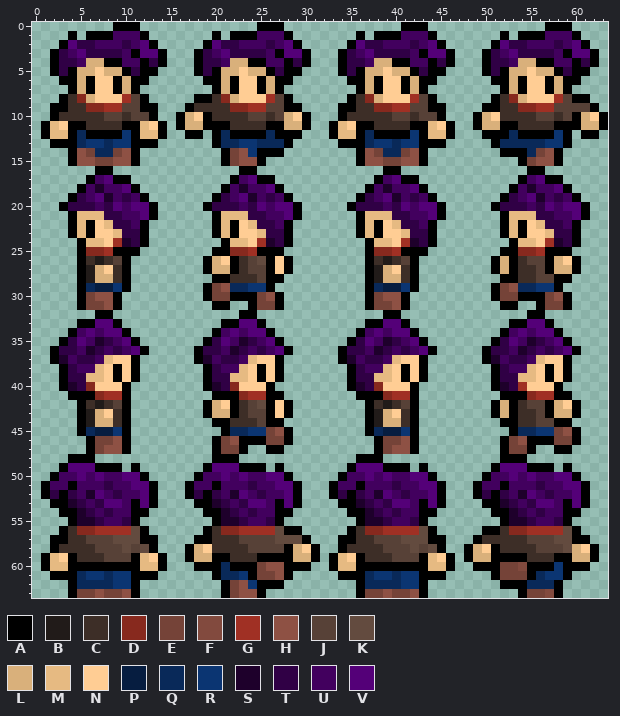
One commit to this pixel-art sprite: android/assets/sprites/characters/Warrior.png. This is how it looked before the edit.
The file is 64x64 pixels. Colours within 5 levels of each other are drawn and written as one.
Palette (. is transparent): A #000000  B #211b19  C #3d2e27  D #87291e  E #754338  F #824a3e  G #a03024  H #8e5144  J #574137  K #634b3f  L #d9b07b  M #e6ba82  N #ffcd94  P #061d40  Q #092959  R #0b3572  S #1e002b  T #300045  U #42005e  V #540078
And afterwards:
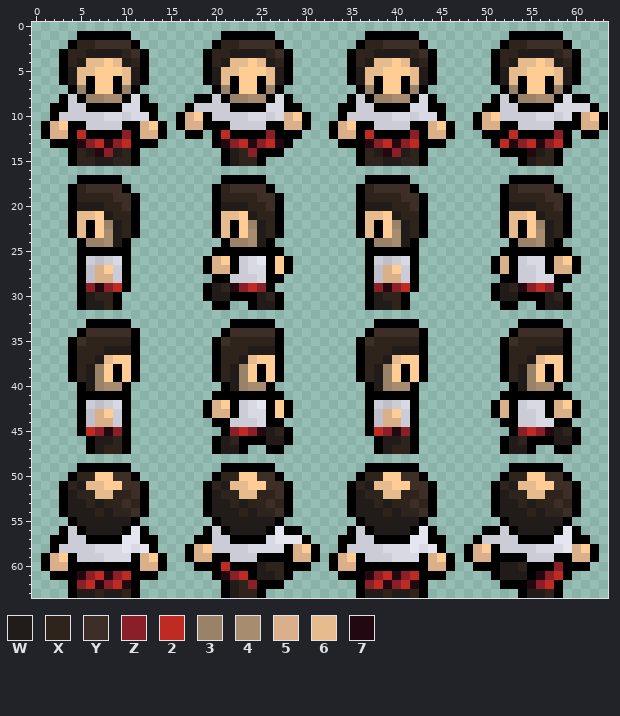
Colours new in this view: W #211b19  X #2e241c  Y #3d2e27  Z #8a1f28  2 #bf2b23  3 #9a8268  4 #a88c6f  5 #d9b08a  6 #e6bb8d  7 #240811
Edits made:
colour B: #211b19 -> #bfbfc9
colour C: #3d2e27 -> #ccccd6
colour J: #574137 -> #d9d9e3
colour K: #634b3f -> #e6e6f0
Changed rows in their new state; - is a pixel that keeps its letter.
first column x 1:
 0 --------...-------------...-------------...-------------...---
 1 ---.A---AA..-------.A---AA..-------.A---AA..-------.A---AA..--
 2 --.AXXYYYYA..-----.AXXYYYYA..-----.AXXYYYYA..-----.AXXYYYYA..-
 3 -.AXXWWWWXYA..---.AXXWWWWXYA..---.AXXWWWWXYA..---.AXXWWWWXYA..
 4 -.AXW66N6WX-..---.AXW66N6WX-..---.AXW66N6WX-..---.AXW66N6WX-..
 5 -.AW66-NN6W-.----.AW66-NN6W-.----.AW66-NN6W-.----.AW66-NN6W-.-
 6 ---W6----6W--------W6----6W--------W6----6W--------W6----6W---
 7 ----3----3----------3----3----------3----3----------3----3----
 8 ----A3344A----------A3344A----------A3344A----------A3344A----
 9 -----AAAA------------AAAA------------AAAA------------AAAA-----
10 ----------------5----------5---------------------5----------5-
11 -5---------5----55---------55----5---------5-----55---------55
12 -55-2----Z-55-------2----Z-------55-2----Z-55-------2----Z----
13 ----7Z27Z2----------7Z27Z27---------7Z27Z2---------27Z27Z2----
14 ----XW7ZWX-----------WXZ------------XW7ZWX------------7WX-----
15 ----XXWWXX-----------WXX------------XXWWXX------------WXX-----
16 ------..--------------..--------------..--------------..------
17 ----A-AA-.----------A-AA-.----------A-AA-.----------A-AA-.----
18 ---AXYYYYA.--------AXYYYYA.--------AXYYYYA.--------AXYYYYA.---
19 ----XXXXYYA.--------XXXXYYA.--------XXXXYYA.--------XXXXYYA.--
20 --.AWWWXXYA..-----.AWWWXXYA..-----.AWWWXXYA..-----.AWWWXXYA..-
21 ----66NWXXA..-------66NWXXA..-------66NWXXA..-------66NWXXA..-
22 ----6--3WXA.--------6--3WXA.--------6--3WXA.--------6--3WXA.--
23 ----6--4WXA.--------6--4WXA.--------6--4WXA.--------6--4WXA.--
24 -----334WA..---------334WA..---------334WA..---------334WA..--
25 -----AAA--.----------AAA-------------AAA--.----------AAA------
26 -------------------5-------------------------------5-----5----
27 ------5------------55-----------------5------------5-----55---
28 ------55------------------------------55----------------------
29 -----Z7Z2----------WX7Z2Z------------Z7Z2----------WX7Z2Z-----
30 -----WXX-----------WW---WX-----------WXX-----------WW---WX----
31 -----WWX----------------WW-----------WWX----------------WW----
32 ------..--------------..--------------..--------------..------
33 ----.-AA-A----------.-AA-A----------.-AA-A----------.-AA-A----
34 ---.AYYYYYA--------.AYYYYYA--------.AYYYYYA--------.AYYYYYA---
35 --.AYXXXXX--------.AYXXXXX--------.AYXXXXX--------.AYXXXXX----
36 -..AXXXWWWA.-----..AXXXWWWA.-----..AXXXWWWA.-----..AXXXWWWA.--
37 -..AXXW6---------..AXXW6---------..AXXW6---------..AXXW6------
38 --.AXW3-----------.AXW3-----------.AXW3-----------.AXW3-------
39 --.AXW3-----------.AXW3-----------.AXW3-----------.AXW3-------
40 --..AW344---------..AW344---------..AW344---------..AW344-----
41 ---.--AAA-------------AAA----------.--AAA-------------AAA-----
42 -------------------5-------------------------------5-----5----
43 ------5------------55-----------------5------------5-----55---
44 ------55------------------------------55----------------------
45 -----2Z7Z------------Z2Z7WX----------2Z7Z------------Z2Z7WX---
46 ------WWX-----------WX---WW-----------WWX-----------WX---WW---
47 ------WXX-----------WW----------------WXX-----------WW--------
48 ---...-------------...-------------...-------------...--------
49 --..AA---A.-------..AA---A.-------..AA---A.-------..AA---A.---
50 -..AXXNNYYA.-----..AXXNNYYA.-----..AXXNNYYA.-----..AXXNNYYA.--
51 ..AXW66NNYYA.---..AXW66NNYYA.---..AXW66NNYYA.---..AXW66NNYYA.-
52 ..-WXX66XXYA.---..-WXX66XXYA.---..-WXX66XXYA.---..-WXX66XXYA.-
53 -.-WWXWXXYXA.----.-WWXWXXYXA.----.-WWXWXXYXA.----.-WWXWXXYXA.-
54 ---WWWXWXXY--------WWWXWXXY--------WWWXWXXY--------WWWXWXXY---
55 ----WWWWWW----------WWWWWW----------WWWWWW----------WWWWWW----
56 ----AWWWWA----------AWWWWA----------AWWWWA----------AWWWWA----
57 -----AAAA------------AAAA------------AAAA------------AAAA-----
58 -----------------5----------5-------------------5----------5--
59 -5---------5-----55---------55---5---------5----55---------55-
60 -55--------55-------2---WXX------55--------55------WWX---Z----
61 ----7Z27Z2----------7Z2-WWX---------7Z27Z2---------WWW-7Z2----
62 ----Z27Z27-----------WXZ------------Z27Z27------------7Z2-----
63 ----WWXWWX-----------WXX------------WWXWWX------------WWX-----
Where, in picture pixels (left, top, right, bottom), the same in both pictures:
changed: (41, 22, 599, 598)
